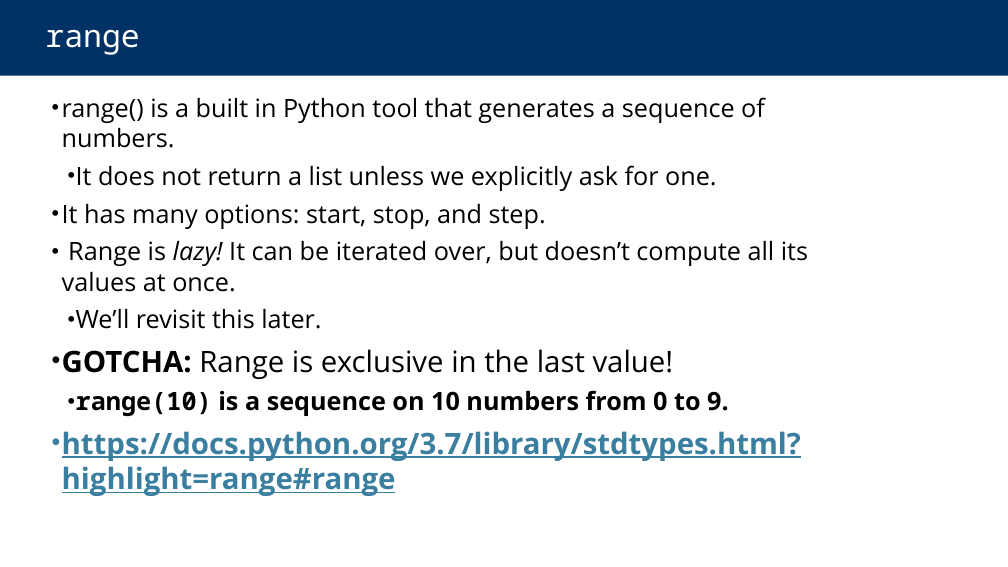
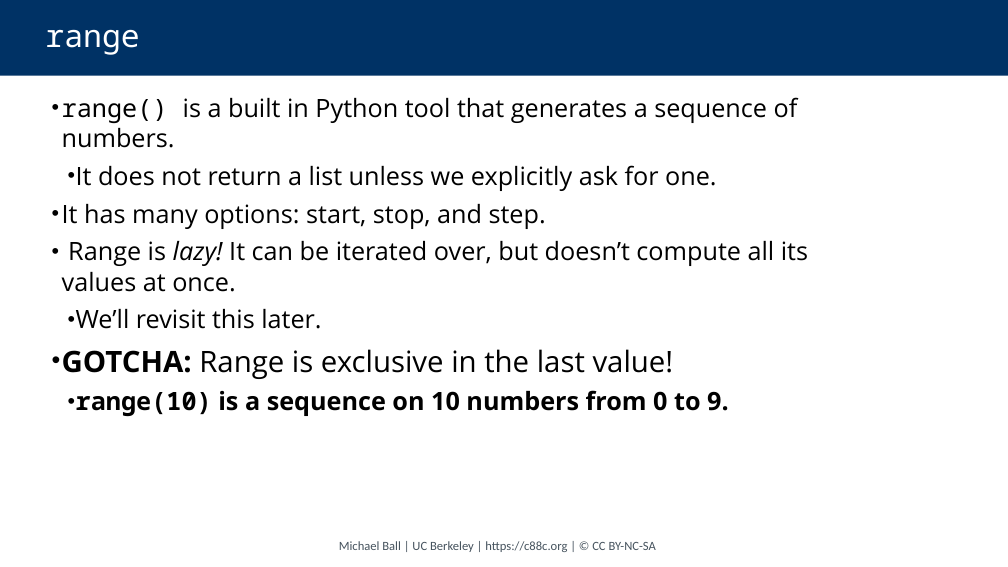
Before and after one commit to cs88-website/sp24, a slide deck: slide 28 of assets/slides/sp24/04-Sequences.pptx (slide 16 before the commit). Drawn at 1008x567 pixels with LibreOffice and Linux fonts; fonts in the diff are those of the drawing. Boxes give left, top, right and bottom in pixels: in the first picture for what was removed or moved away, otherwise in the second. Text is boxed around its words. In the diff, an @@ line names an element or a change of style, - is before the commit and + after.

```diff
--- a/assets/slides/sp24/04-Sequences.pptx
+++ b/assets/slides/sp24/04-Sequences.pptx
@@ text at [62, 97, 798, 148]: font Open Sans to Noto Sans Mono in "range()" @@
@@ text at [62, 431, 801, 496]: paragraph removed @@
-• https://docs.python.org/3.7/library/stdtypes.html?highlight=range#range
@@ text added at [339, 541, 656, 552], 12 pt, text #46535E @@
+Michael Ball | UC Berkeley | https://c88c.org | © CC BY-NC-SA
```
Also in this commit, not shown: 17 other slides changed, 17 slides added, 2 slides removed, 41 other files.
